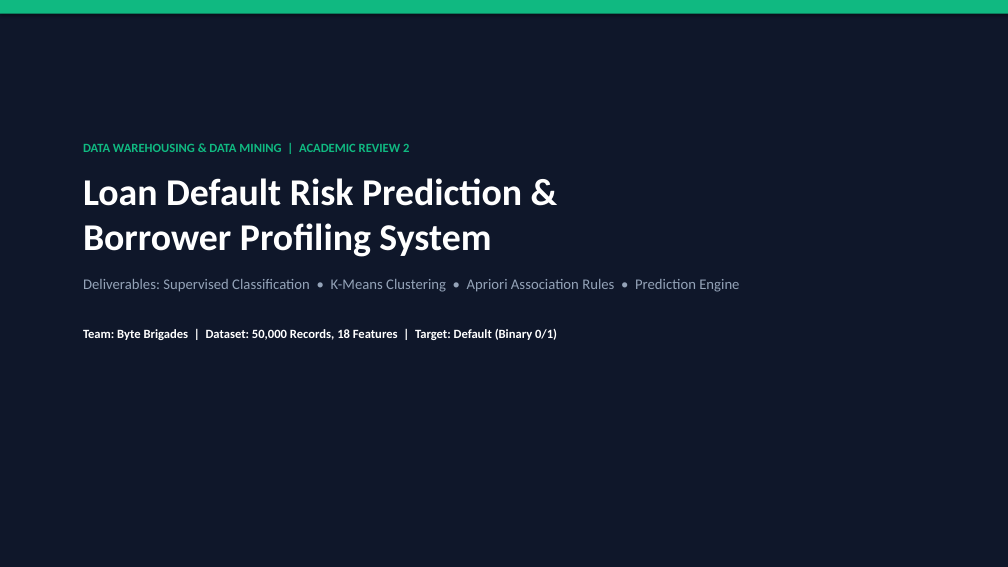
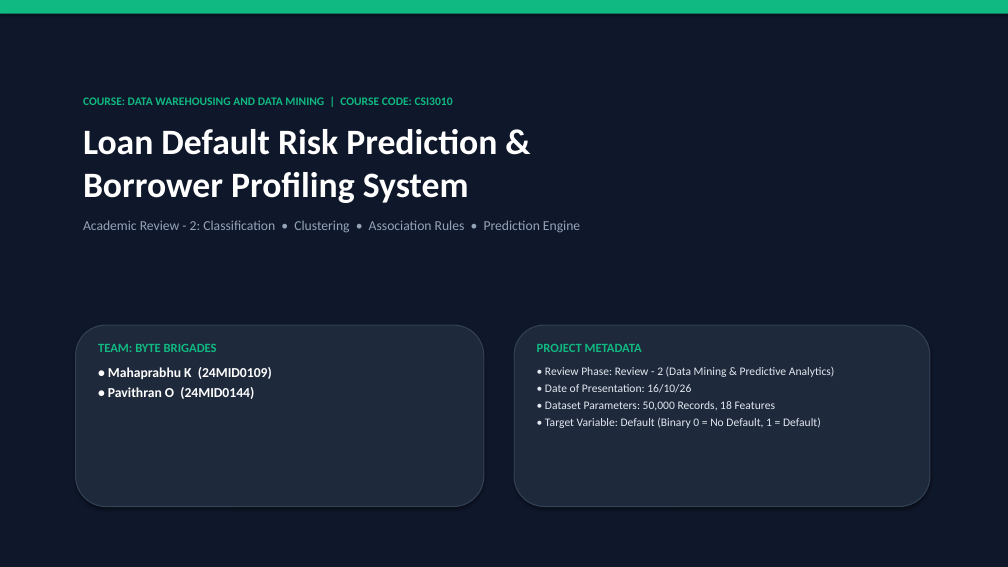
Before and after one commit to MahaprabhuK/Byte_Brigades_Loan_Default, a slide deck: slide 1 of Review2_ByteBrigades_LoanDefault.pptx. Drawn at 1008x567 pixels with LibreOffice and Linux fonts; fonts in the diff are those of the drawing. Boxes give left, top, right and bottom in pixels: in the first picture for what was removed or moved away, otherwise in the second. Text is boxed around its words. In the diff, an @@ line names an element or a change of style, - is before the commit and + after.

Commit message:
docs(presentation): update Review 2 PPT with concise slides, code blocks, pictorial association rules & teammate details

```diff
--- a/Review2_ByteBrigades_LoanDefault.pptx
+++ b/Review2_ByteBrigades_LoanDefault.pptx
@@ text "COURSE: DATA WAREHOUSING AND DATA ...": place and size @@
-text "COURSE: DATA WAREHOUSING AND DATA ..." at (83,144,739,340)
+text "COURSE: DATA WAREHOUSING AND DATA ..." at (83,97,580,233)
@@ text at (83,97,453,105): text changed; size 12 to 11 pt @@
-DATA WAREHOUSING & DATA MINING | ACADEMIC REVIEW 2
+COURSE: DATA WAREHOUSING AND DATA MINING | COURSE CODE: CSI3010
@@ text at (83,129,497,203): size 36 to 34 pt in "Loan Default Risk Prediction & Borrower Profiling ..."; less space between paragraphs @@
@@ text at (83,220,580,233): text changed; size 14 to 13 pt @@
-Deliverables: Supervised Classification • K-Means Clustering • Apriori Association Rules • Prediction Engine
-Team: Byte Brigades | Dataset: 50,000 Records, 18 Features | Target: Default (Binary 0/1)
+Academic Review - 2: Classification • Clustering • Association Rules • Prediction Engine
@@ rounded rectangle added at (76,325,484,507), fill #1E293B, outline #334155 1 pt @@
@@ rounded rectangle added at (514,325,930,507), fill #1E293B, outline #334155 1 pt @@
@@ text added at (98,344,272,399), 13 pt, text #FFFFFF, bold @@
+TEAM: BYTE BRIGADES
+• Mahaprabhu K (24MID0109)
+• Pavithran O (24MID0144)
@@ text added at (537,344,835,428), 11 pt, text #E2E8F0 @@
+PROJECT METADATA
+• Review Phase: Review - 2 (Data Mining & Predictive Analytics)
+• Date of Presentation: 16/10/26
+• Dataset Parameters: 50,000 Records, 18 Features
+• Target Variable: Default (Binary 0 = No Default, 1 = Default)
```
Also in this commit, not shown: 7 other slides changed, 2 slides added, 2 slides removed, 2 other files.
